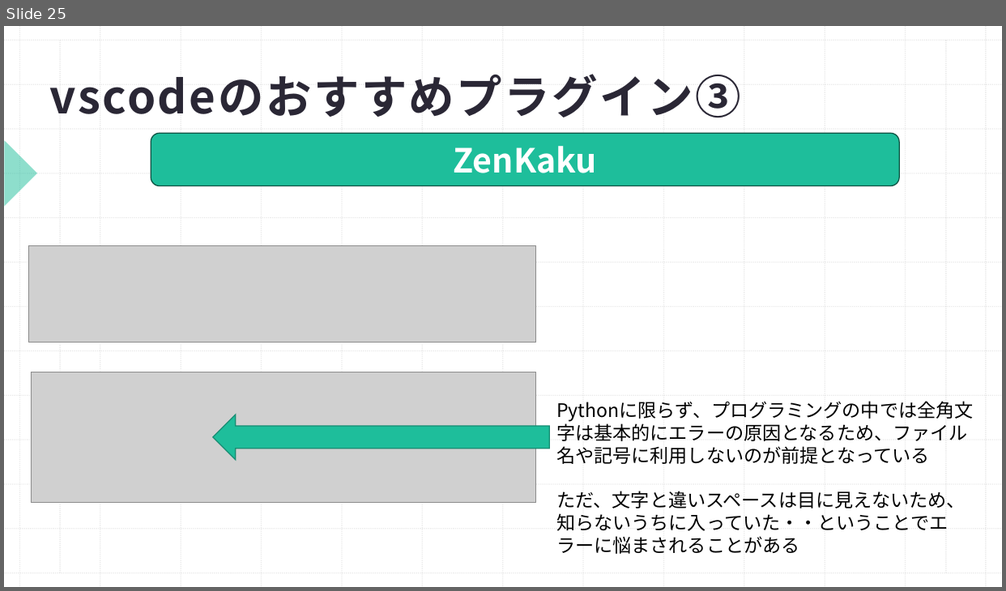
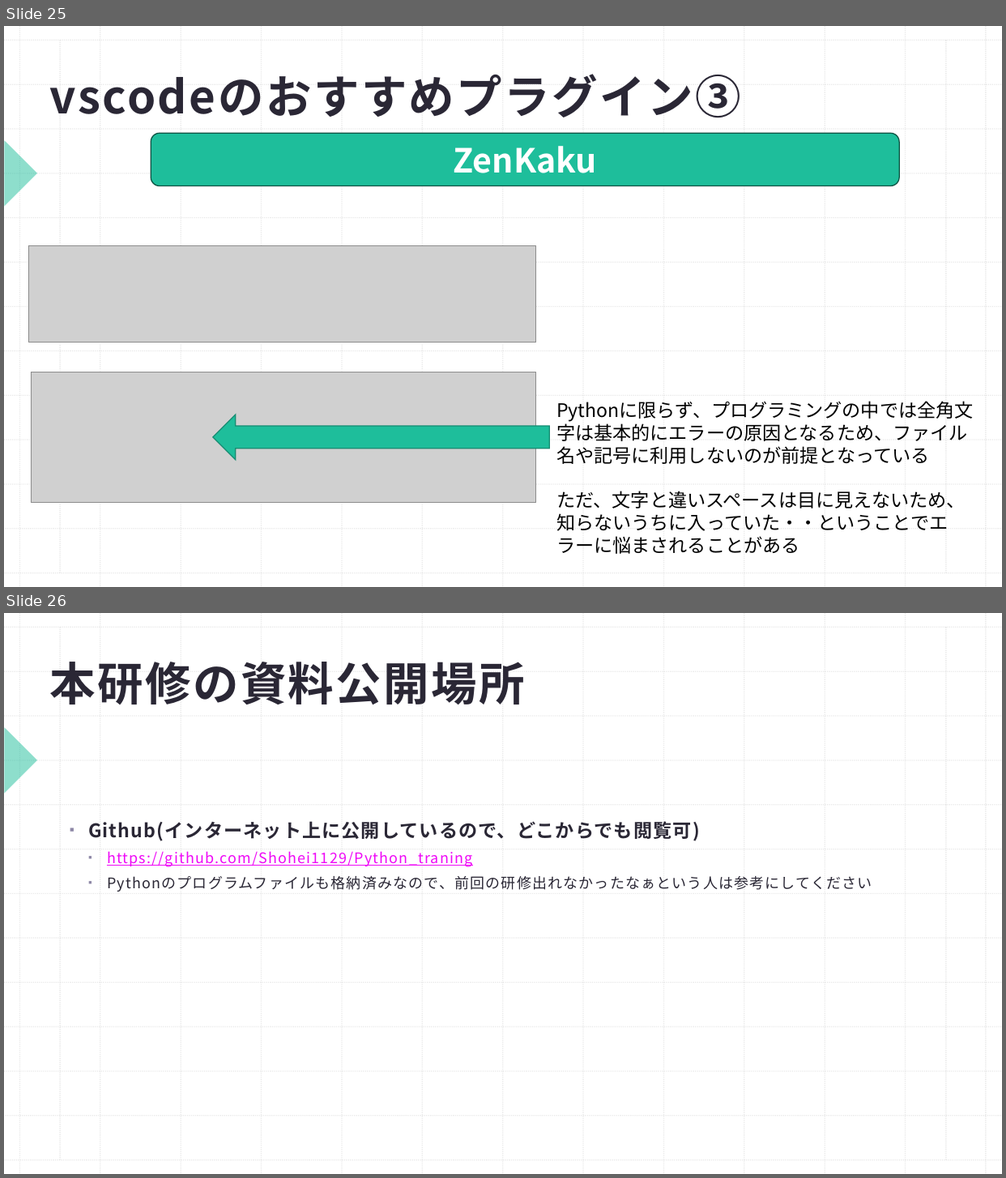
Before and after one commit to Shohei1129/Python_traning, a slide deck: プログラミング勉強会Python編(1.概要).pptx. Shown one above the other, each under a label of ours: slide 25 before the commit, slides 25 and 26 after it. The pictures are 1006x591 and 1006x1178 pixels, drawn with LibreOffice and Linux fonts; fonts in the diff are those of the drawing; grey boxes stand for pictures. Boxes give left, top, right and bottom in pixels: in the first picture for what was removed or moved away, otherwise in the second. Text is boxed around its words. In the diff, an @@ line names an element or a change of style, - is before the commit and + after.

```diff
--- a/プログラミング勉強会Python編(1.概要).pptx
+++ b/プログラミング勉強会Python編(1.概要).pptx
@@ slide 26 added at (4, 613, 1002, 1174), background #FFFFFF; not listed: 29 template elements that a slide beside it also shows @@
@@ title added at (50, 662, 525, 705), 44 pt, text #2A2735, bold @@
+本研修の資料公開場所
@@ text added at (88, 821, 872, 892), 14 pt, text #2A2735 @@
+▪ Github(インターネット上に公開しているので、どこからでも閲覧可)
+  ▪ https://github.com/Shohei1129/Python_traning
+  ▪ Pythonのプログラムファイルも格納済みなので、前回の研修出れなかったなぁという人は参考にしてください
```
Also in this commit, not shown: 1 other slide added.
